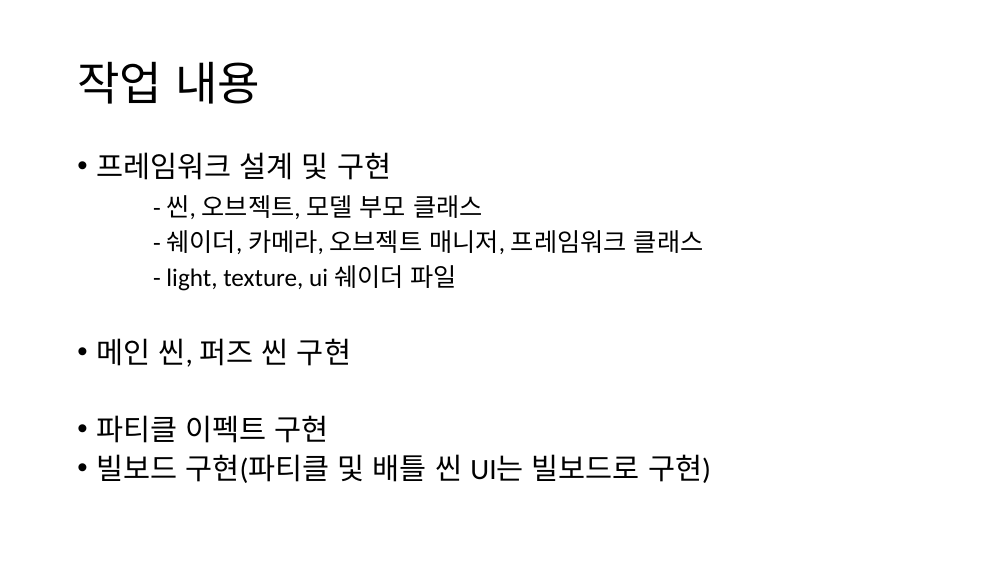
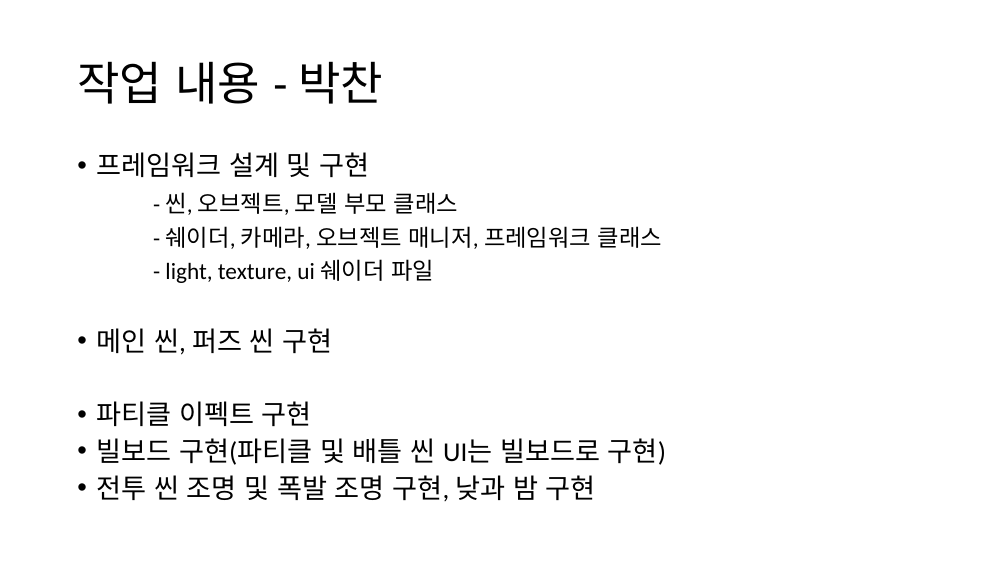
Before and after one commit to pcremnant/Computer-Graphics-Term-Project, a slide deck: slide 4 of 개발 결과 보고서.pptx. Drawn at 1008x567 pixels with LibreOffice and Linux fonts; fonts in the diff are those of the drawing. Boxes give left, top, right and bottom in pixels: in the first picture for what was removed or moved away, otherwise in the second. Text is boxed around its words. In the diff, an @@ line names an element or a change of style, - is before the commit and + after.

```diff
--- a/개발 결과 보고서.pptx
+++ b/개발 결과 보고서.pptx
@@ title at (77, 61, 383, 104): text changed @@
-작업 내용
+작업 내용 - 박찬
@@ text at (96, 152, 666, 465): size 28 to 25.9 pt in "프레임워크 설계 및 구현", "메인 씬, 퍼즈 씬 구현", "파티클 이펙트 구현", "빌보드 구현(파티클 및 배틀 씬 UI는 빌보드로 ..."; size 24 to 22.2 pt in "- 씬, 오브젝트, 모델 부모 클래스", "- 쉐이더, 카메라, 오브젝트 매니저, 프레임워크 클래스", "- light, texture, ui 쉐이더 파일" @@
@@ text at (96, 475, 596, 501): paragraph added @@
+• 전투 씬 조명 및 폭발 조명 구현, 낮과 밤 구현
```
Also in this commit, not shown: 3 other slides changed, 2 slides added, 1 other file.
